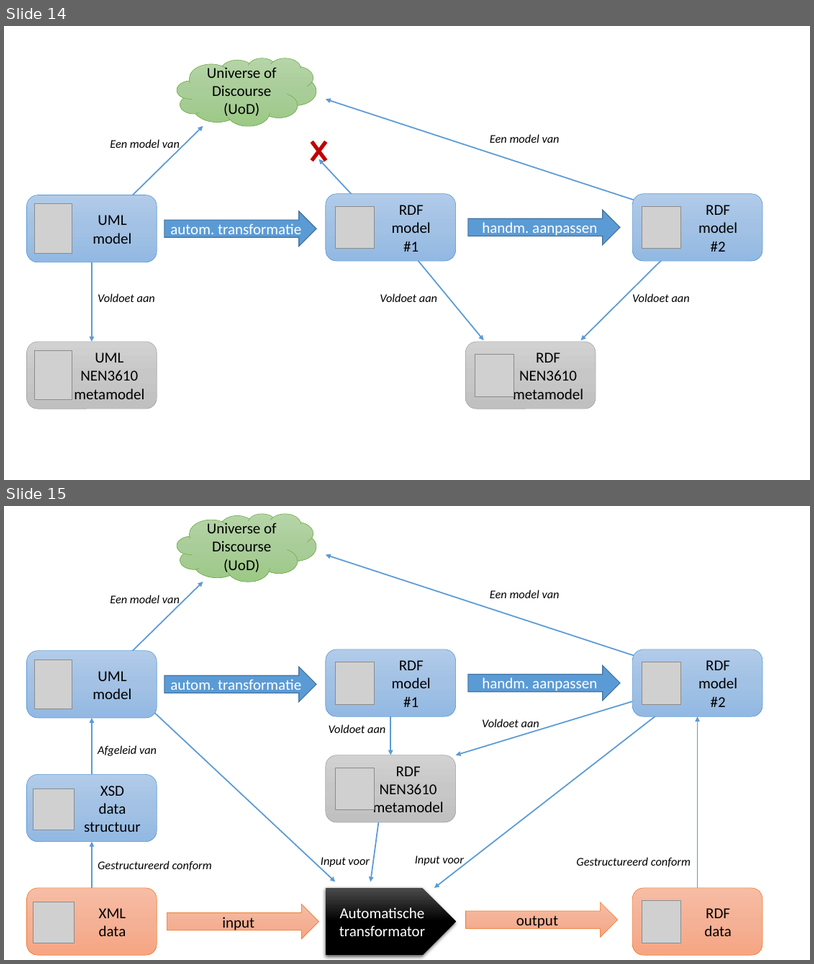
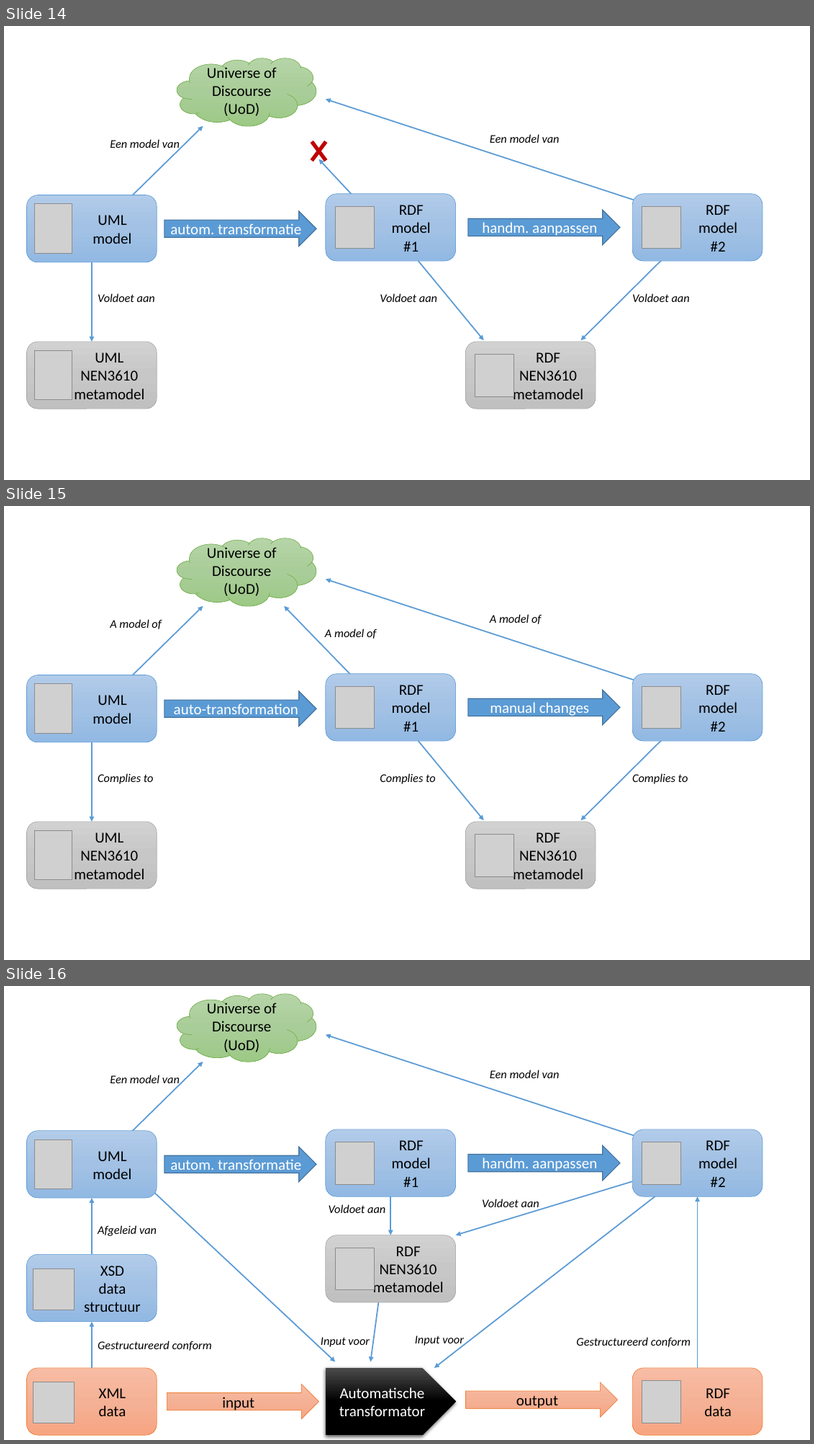
Before and after one commit to Geonovum/NEN3610-Linkeddata, a slide deck: Presentations/NEN3610 SKOS-OWL-SHACL.pptx. Shown one above the other, each under a label of ours: slides 14 and 15 before the commit, slides 14, 15 and 16 after it. The pictures are 814x964 and 814x1444 pixels, drawn with LibreOffice and Linux fonts; fonts in the diff are those of the drawing; grey boxes stand for pictures. Boxes give left, top, right and bottom in pixels: in the first picture for what was removed or moved away, otherwise in the second. Text is boxed around its words. In the diff, an @@ line names an element or a change of style, - is before the commit and + after.

Commit message:
Added Semantics presentation

```diff
--- a/Presentations/NEN3610 SKOS-OWL-SHACL.pptx
+++ b/Presentations/NEN3610 SKOS-OWL-SHACL.pptx
@@ slide 15 added at [4, 506, 810, 960], background #FFFFFF @@
@@ thought cloud added at [177, 538, 316, 606], fill gradient #B5D5A7 to #AACE9A to #9CC987, outline #70AD47 0.5 pt, 18 pt, text #000000 @@
+Universe of Discourse
+(UoD)
@@ arrow added from (694, 699) to (326, 579), #5B9BD5 1.5 pt @@
@@ arrow added from (100, 708) to (203, 606), #5B9BD5 1.5 pt @@
@@ arrow added from (384, 708) to (284, 606), #5B9BD5 1.5 pt @@
@@ text added at [110, 619, 161, 629], 14 pt, text #000000, italic @@
+A model of
@@ rectangle added at [149, 629, 196, 663], fill #FFFFFF, outline #FFFFFF 1 pt @@
@@ text added at [325, 628, 376, 638], 14 pt, text #000000, italic @@
+A model of
@@ text added at [490, 614, 541, 624], 14 pt, text #000000, italic @@
+A model of
@@ rounded rectangle added at [27, 674, 157, 742], fill gradient #B1CBE9 to #A3C1E5 to #93B9E4, outline #5B9BD5 0.5 pt, 18 pt, text #000000 @@
+UML
+model
@@ rounded rectangle added at [326, 674, 456, 741], fill gradient #B1CBE9 to #A3C1E5 to #93B9E4, outline #5B9BD5 0.5 pt, 18 pt, text #000000 @@
+RDF
+model
+#1
@@ rounded rectangle added at [633, 674, 763, 741], fill gradient #B1CBE9 to #A3C1E5 to #93B9E4, outline #5B9BD5 0.5 pt, 18 pt, text #000000 @@
+RDF
+model
+#2
@@ picture added at [34, 684, 72, 734] @@
@@ right arrow added at [165, 691, 316, 726], fill #5B9BD5, outline #43739E 1 pt, 18 pt, text #FFFFFF @@
+auto-transformation
@@ picture added at [335, 686, 374, 728] @@
@@ right arrow added at [468, 690, 620, 725], fill #5B9BD5, outline #43739E 1 pt, 18 pt, text #FFFFFF @@
+manual changes
@@ picture added at [642, 686, 681, 728] @@
@@ arrow added from (391, 708) to (484, 820), #5B9BD5 1.5 pt @@
@@ arrow added from (694, 708) to (581, 820), #5B9BD5 1.5 pt @@
@@ arrow added from (92, 742) to (92, 821), #5B9BD5 1.5 pt @@
@@ text added at [98, 773, 154, 784], 14 pt, text #000000, italic @@
+Complies to
@@ text added at [380, 773, 436, 784], 14 pt, text #000000, italic @@
+Complies to
@@ text added at [633, 773, 689, 784], 14 pt, text #000000, italic @@
+Complies to
@@ rounded rectangle added at [27, 821, 157, 888], fill gradient #D2D2D2 to #C8C8C8 to #C0C0C0, outline #A5A5A5 0.5 pt, 18 pt, text #000000 @@
+UML NEN3610
+metamodel
@@ rounded rectangle added at [466, 821, 596, 888], fill gradient #D2D2D2 to #C8C8C8 to #C0C0C0, outline #A5A5A5 0.5 pt, 18 pt, text #000000 @@
+RDF
+NEN3610
+metamodel
@@ picture added at [34, 830, 72, 880] @@
@@ picture added at [476, 834, 514, 876] @@
@@ what was slide 15 is now slide 16 @@
```
Also in this commit, not shown: 1 other file.
